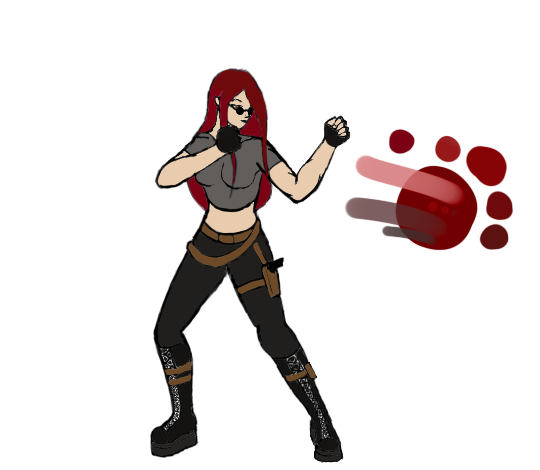
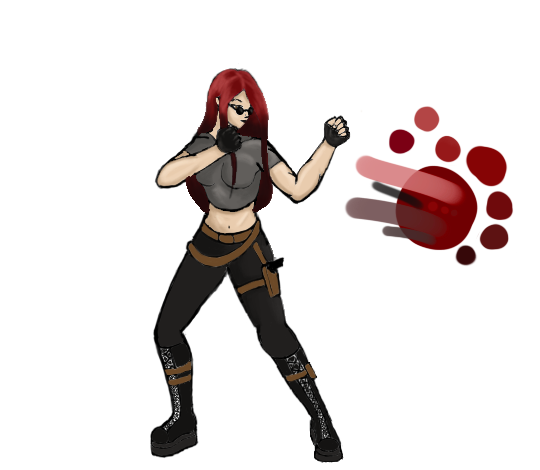
Revision of a layered 540 × 470 image; what changed, layer by layer:
painted on "Layer 2" over [370, 106, 478, 267]
renamed "Sunglasses" to "Head", painted on it over [185, 69, 274, 219]
removed layer "Head" over [185, 69, 274, 219]
painted on "Left Forarm" over [291, 110, 362, 201]
painted on "Left Arm" over [267, 161, 296, 196]
painted on "Right Forarm" over [157, 127, 240, 186]
painted on "Right Arm" over [174, 150, 189, 159]
painted on "Torso" over [185, 132, 279, 234]
moved "Hips" above "Right Tigh", painted on it over [185, 170, 323, 269]
painted on "Left Tigh" over [227, 232, 288, 335]
